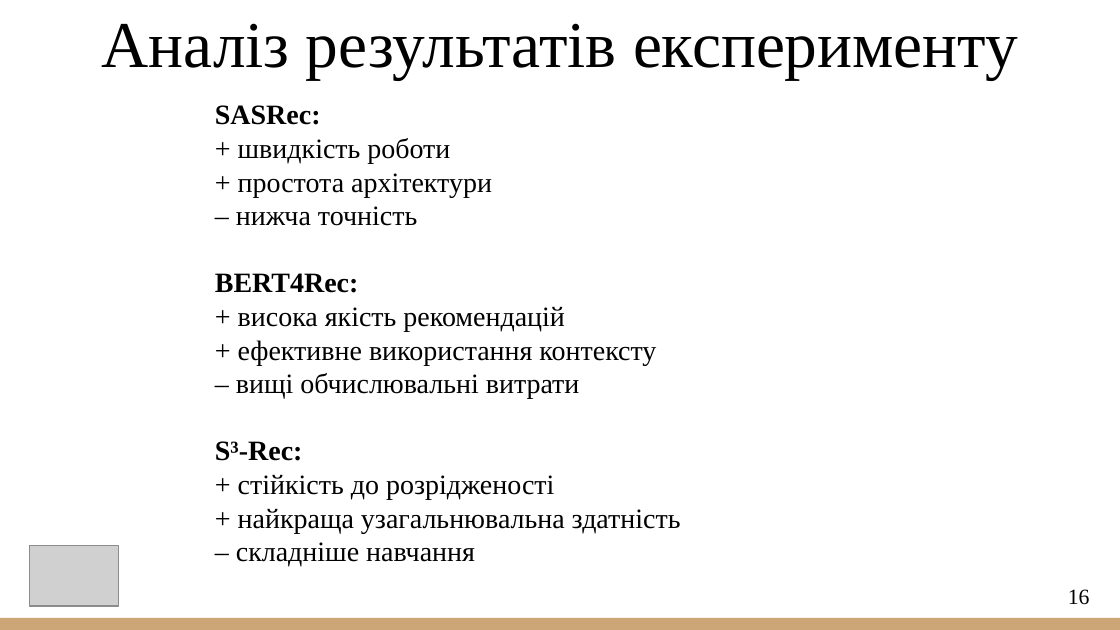
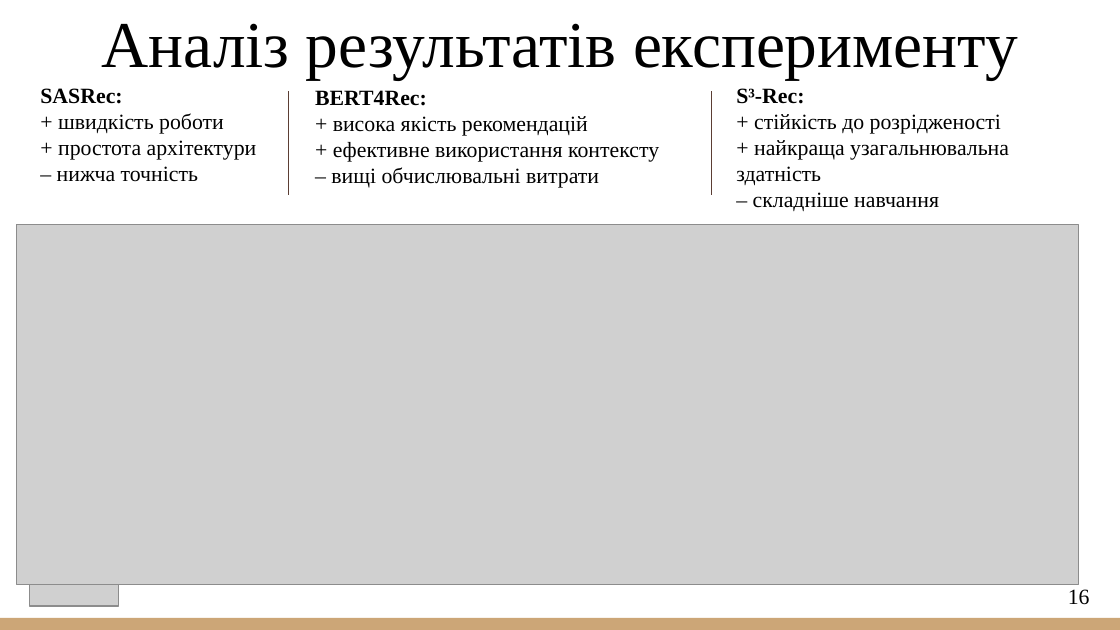
Before and after one commit to VladSubotin/Master-sThesis, a slide deck: slide 16 of 2026_М_ПІ_ІПЗм_24_1_Суботін_В_А.pptx. Drawn at 1120x630 pixels with LibreOffice and Linux fonts; fonts in the diff are those of the drawing; grey boxes stand for pictures. Boxes give left, top, right and bottom in pixels: in the first picture for what was removed or moved away, otherwise in the second. Text is boxed around its words. In the diff, an @@ line names an element or a change of style, - is before the commit and + after.

```diff
--- a/2026_М_ПІ_ІПЗм_24_1_Суботін_В_А.pptx
+++ b/2026_М_ПІ_ІПЗм_24_1_Суботін_В_А.pptx
@@ text "SASRec:": place and size @@
-text "SASRec:" at (215,105,681,567)
+text "SASRec:" at (40,88,257,182)
@@ text "SASRec:" at (40,88,257,182): size 18 to 14 pt @@
@@ text added at (736,88,1009,211), 14 pt, text #000000 @@
+S³-Rec:
++ стійкість до розрідженості
++ найкраща узагальнювальна здатність
+– складніше навчання
@@ line added from (289, 92) to (289, 195), #5C3E35 0.75 pt @@
@@ text added at (315,90,659,188), 14 pt, text #000000 @@
+BERT4Rec:
++ висока якість рекомендацій
++ ефективне використання контексту
+– вищі обчислювальні витрати
@@ line added from (711, 92) to (711, 195), #5C3E35 0.75 pt @@
@@ picture added at (17,224,1079,585) @@
@@ text at (215,273,681,567): paragraphs removed @@
-BERT4Rec:
-+ висока якість рекомендацій
-+ ефективне використання контексту
-– вищі обчислювальні витрати
-S³-Rec:
-+ стійкість до розрідженості
-+ найкраща узагальнювальна здатність
-– складніше навчання
```
Also in this commit, not shown: 6 other slides changed.
